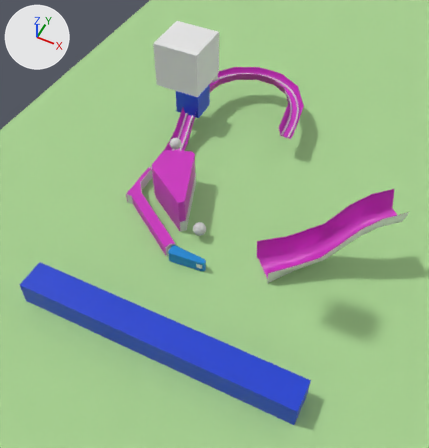
Two versions of the COLLADA model wire_forms.dae, one commit apart.
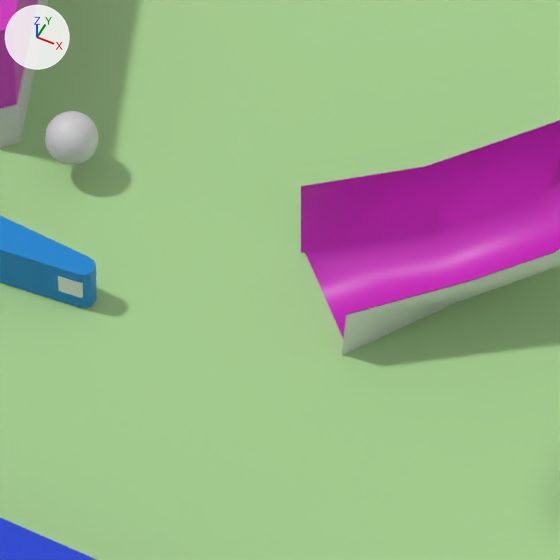
Each version is shown whole from a 50 mm lens placed at (8.77, -9.79, 9.2), pointed at (5.57, -3.4, 1.21), then close up on the part from 42% to 75% of the width and 43% to 75% of the height. Every picture has the same lights, and +X, +Y and +Z are marked at upper left. Where no turn or scale is listed for an object, it has been applied to the vertices.

The first close-up shows 'BALL_1', 'FLIPPER_000', 'P_left_inlane', 'P_ramp2', 'Plane', 'SWITCH_001', 'flipper_visual', 'visual_inlane', 'visual_ramp2'.
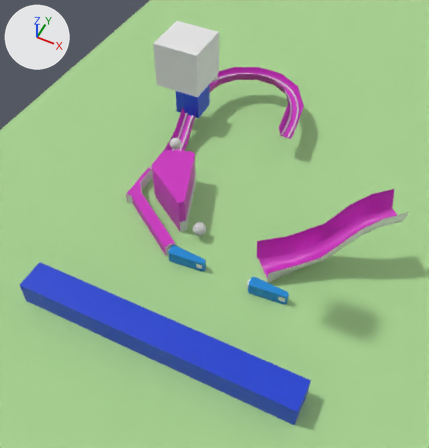
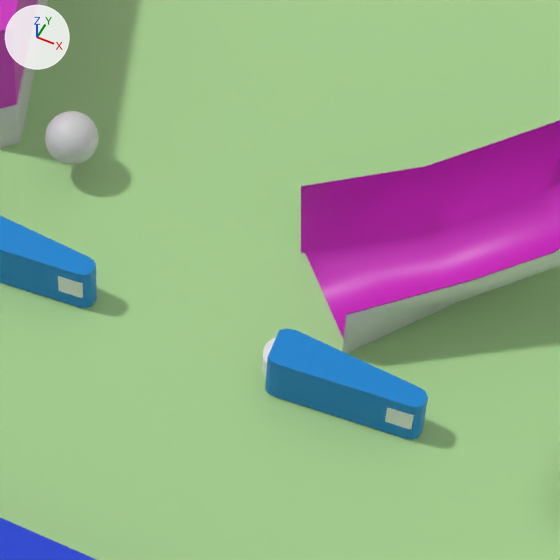
What differs and where, as boxes [x1, y1, x2, y2] in the close-ups (560 x 560 px):
```json
{"object": "FLIPPER_001", "change": "added", "after": [265, 328, 428, 440], "on screen": "blue"}
{"object": "flipper_visual", "change": "moved", "before": [58, 276, 83, 298], "after": [262, 337, 414, 429]}
```

The change, as JSON lines over the scene's bpy script:
```json
{"op": "add", "block": "mat_physics_rubber_001", "code": ["mat_physics_rubber_001 = principled_material('PHYSICS_RUBBER_001')", "mat_physics_rubber_001.base_color = (0.0, 0.234, 0.64)  # blue #0085d1", "mat_physics_rubber_001.roughness = 0.44"]}
{"op": "add", "block": "me_collision_001", "code": ["me_collision_001 = bpy.data.meshes.new('collision.001')", "me_collision_001.from_pydata(...)  # 24 vertices, 44 faces; spans x -0.053..0.709, y -0.108..0.109, z -0.128..0.132", "me_collision_001.materials.append(mat_physics_rubber_001)  # blue #0085d1"]}
{"op": "set", "path": "ob_flipper_visual.parent", "old": "ob_flipper_000", "new": "ob_flipper_001"}
{"op": "add", "block": "ob_flipper_001", "code": ["ob_flipper_001 = bpy.data.objects.new('FLIPPER_001', me_collision_001)", "ob_flipper_001.location = (6.457, -3.6, 0.139)"]}
```
